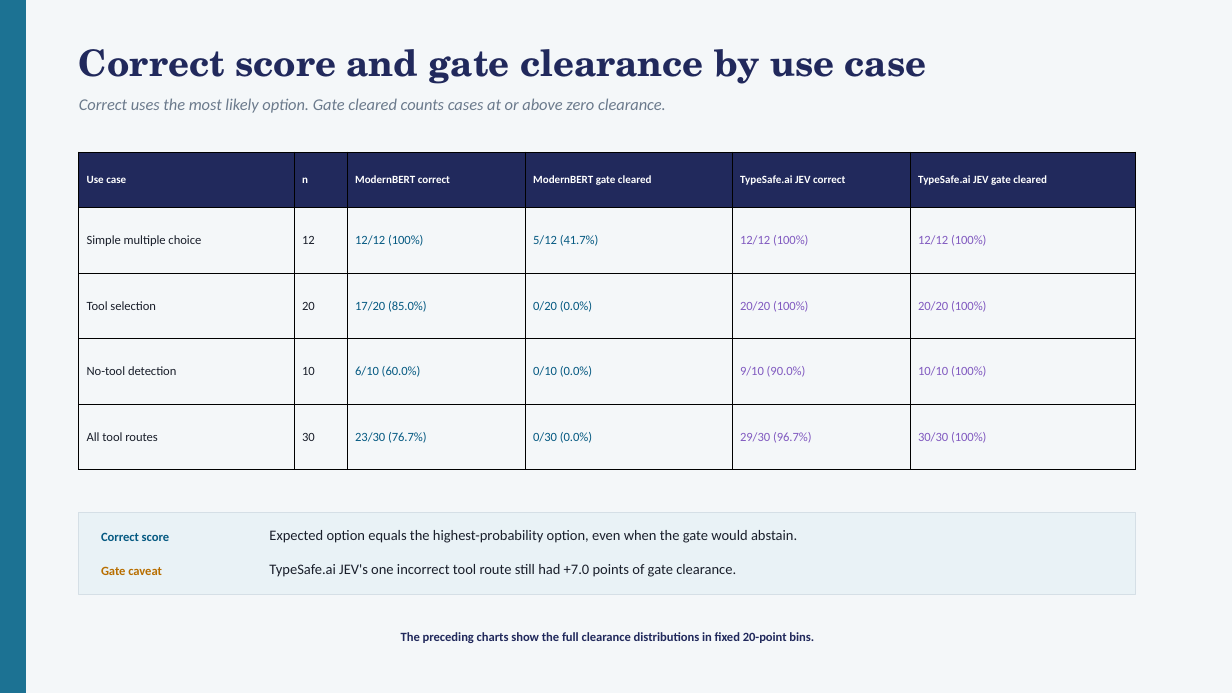
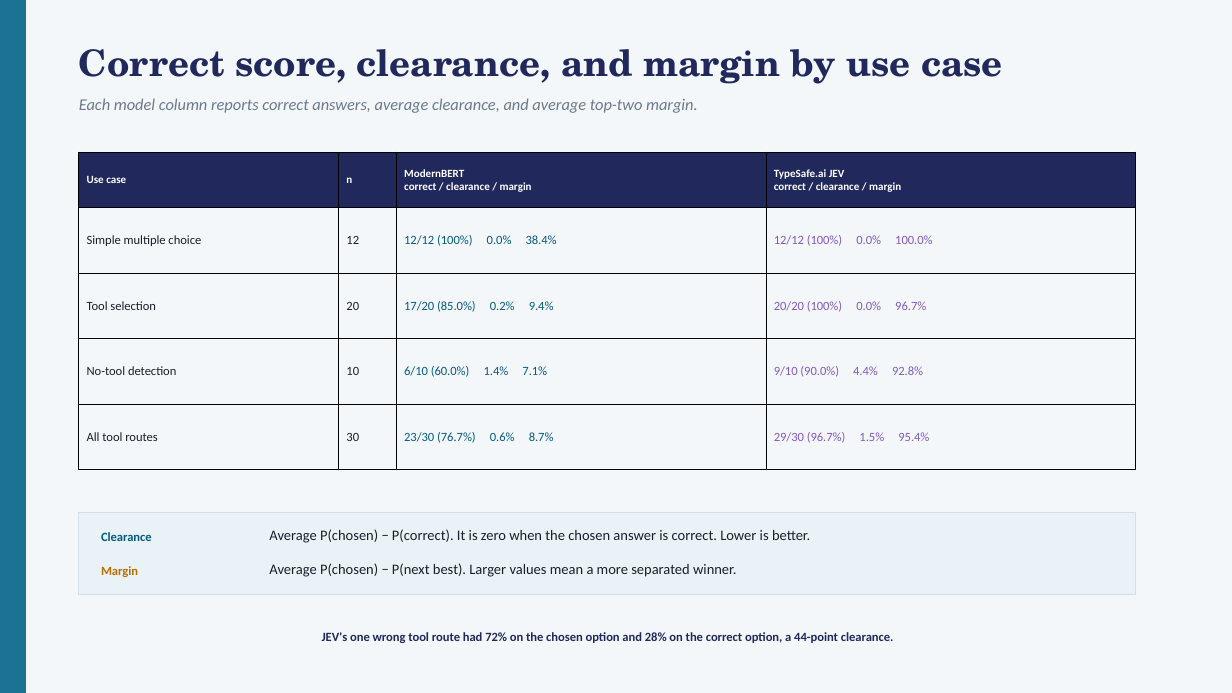
Before and after one commit to maustin10/OpenSystem1-classifier, a slide deck: slide 4 of results/Smoke-Test-Comparison-System1-vs-ModernBERT-clearance-distributions.pptx. Drawn at 1232x693 pixels with LibreOffice and Linux fonts; fonts in the diff are those of the drawing. Boxes give left, top, right and bottom in pixels: in the first picture for what was removed or moved away, otherwise in the second. Text is boxed around its words. In the diff, an @@ line names an element or a change of style, - is before the commit and + after.

Commit message:
Redefine clearance and document JEV claims

```diff
--- a/results/Smoke-Test-Comparison-System1-vs-ModernBERT-clearance-distributions.pptx
+++ b/results/Smoke-Test-Comparison-System1-vs-ModernBERT-clearance-distributions.pptx
@@ text at (79, 49, 1003, 84): text changed @@
-Correct score and gate clearance by use case
+Correct score, clearance, and margin by use case
@@ text at (79, 98, 698, 113): text changed @@
-Correct uses the most likely option. Gate cleared counts cases at or above zero clearance.
+Each model column reports correct answers, average clearance, and average top-two margin.
@@ table at (79, 152, 1135, 478) @@
-column 3: ModernBERT correct | 12/12 (100%) | 17/20 (85.0%) | 6/10 (60.0%) | 23/30 (76.7%)
-column 4: ModernBERT gate cleared | 5/12 (41.7%) | 0/20 (0.0%) | 0/10 (0.0%) | 0/30 (0.0%)
-column 5: TypeSafe.ai JEV correct | 12/12 (100%) | 20/20 (100%) | 9/10 (90.0%) | 29/30 (96.7%)
-column 6: TypeSafe.ai JEV gate cleared | 12/12 (100%) | 20/20 (100%) | 10/10 (100%) | 30/30 (100%)
+column 3: ModernBERT / correct / clearance / margin | 12/12 (100%) 0.0% 38.4% | 17/20 (85.0%) 0.2% 9.4% | 6/10 (60.0%) 1.4% 7.1% | 23/30 (76.7%) 0.6% 8.7%
+column 4: TypeSafe.ai JEV / correct / clearance / margin | 12/12 (100%) 0.0% 100.0% | 20/20 (100%) 0.0% 96.7% | 9/10 (90.0%) 4.4% 92.8% | 29/30 (96.7%) 1.5% 95.4%
@@ text at (101, 532, 152, 541): text changed @@
-Correct score
+Clearance
@@ text at (269, 529, 810, 543): text changed @@
-Expected option equals the highest-probability option, even when the gate would abstain.
+Average P(chosen) − P(correct). It is zero when the chosen answer is correct. Lower is better.
@@ text at (101, 566, 138, 577): text changed @@
-Gate caveat
+Margin
@@ text at (269, 563, 736, 577): text changed @@
-TypeSafe.ai JEV's one incorrect tool route still had +7.0 points of gate clearance.
+Average P(chosen) − P(next best). Larger values mean a more separated winner.
@@ text at (322, 632, 894, 643): text changed @@
-The preceding charts show the full clearance distributions in fixed 20-point bins.
+JEV's one wrong tool route had 72% on the chosen option and 28% on the correct option, a 44-point clearance.
```
Also in this commit, not shown: 19 other slides changed, 4 other files.
